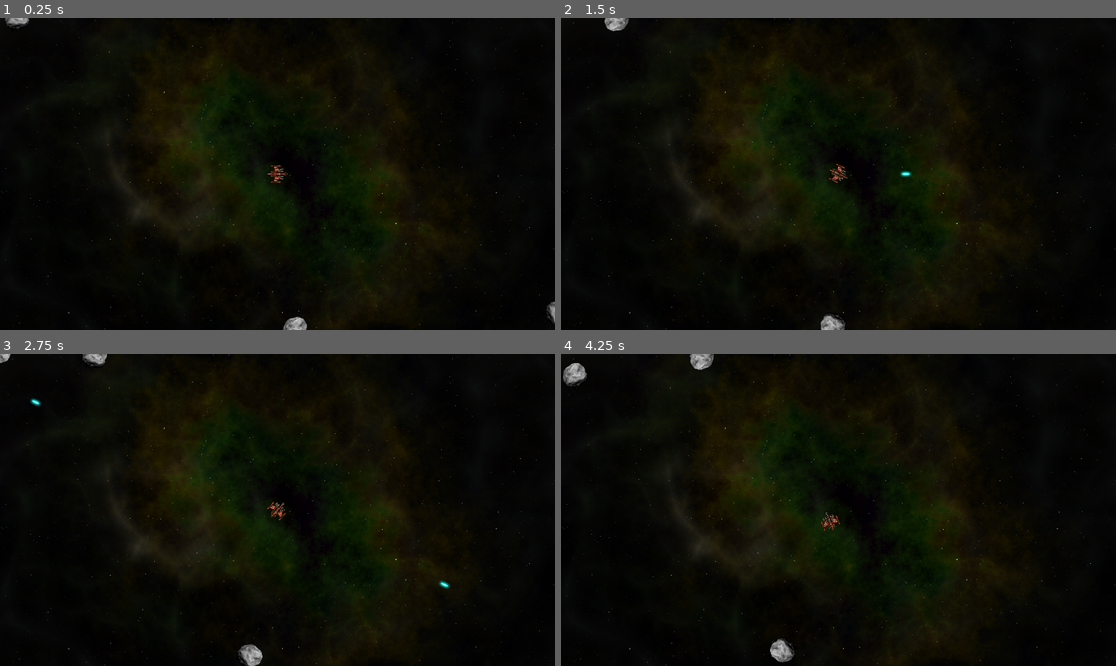
Above: before the commit, frames 1-4 (two rows, left to right).
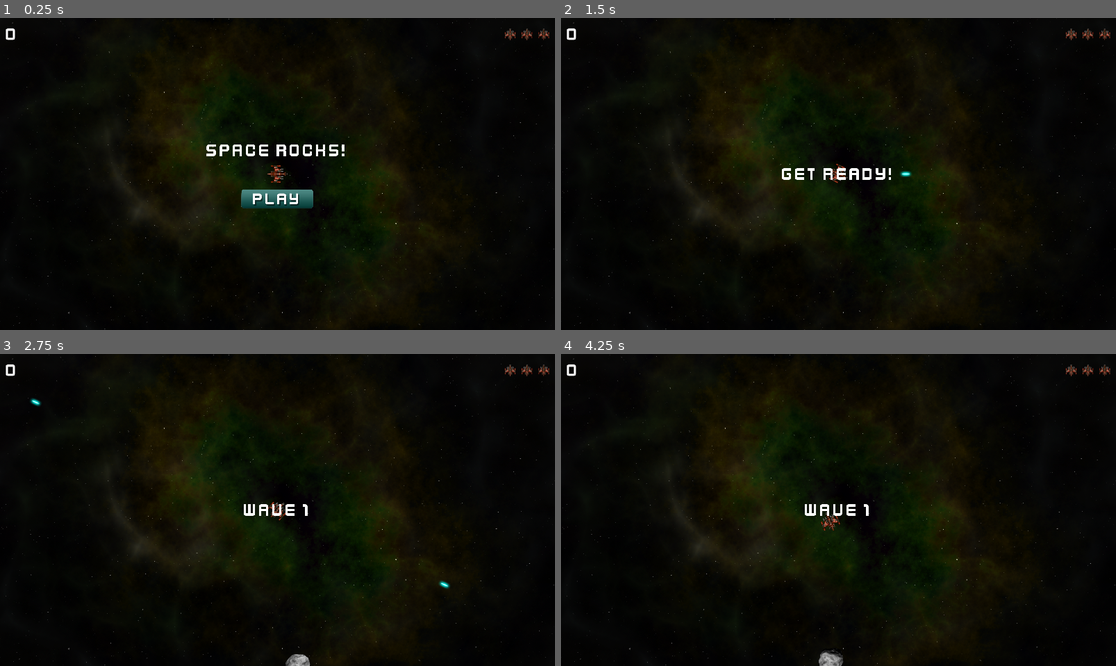
Above: after the commit, the same moments.

Repository: nadiryuceer/space_rocks
Game: Godot game, scene res://main.tscn
Same seed, same stepped clock (60 frames per second), same inputs: the game is played once before the commit and once after it.
Inputs (mouse positions are in pixels of both pictures, inside the frame that each line leads up to):
- Up to frame 1 (0.25 s): no input
- Up to frame 2 (1.5 s): click (838, 198) at 0.52 s; hold D (rotate_right) from 1.28 s (still down); hold Space (shoot) from 1.28 s (still down)
- Up to frame 3 (2.75 s): release D (rotate_right) at 2.03 s; release Space (shoot) at 2.03 s; hold A (rotate_left) from 2.03 s (still down); tap Space (shoot) at 2.1 s
- Up to frame 4 (4.25 s): release A (rotate_left) at 2.78 s; hold D (rotate_right) 2.78-3.53 s; hold Space (shoot) 2.78-3.53 s; hold W (thrust) from 3.53 s (still down); tap Space (shoot) at 3.6 s

The runs differ from the first frame. In frame 1, 1.7% of the frame differs, in the area x 0-100%, y 0-100%; in frame 2, 0.8%; in frame 3, 0.9%; in frame 4, 1.2%.

Commit message:
Add gui + game mechanics

Diff:
--- /dev/null
+++ b/gui/hud.gd
@@ -0,0 +1,38 @@
+extends CanvasLayer
+
+signal start_game
+
+@onready var lives_counter = $MarginContainer/HBoxContainer/LivesCounter.get_children()
+@onready var score_label = $MarginContainer/HBoxContainer/ScoreLabel
+@onready var message = $VBoxContainer/Message
+@onready var start_button = $VBoxContainer/StartButton
+
+
+func show_message(text):
+	message.text = text
+	message.show()
+	$Timer.start()
+
+
+func update_score(value):
+	score_label.text = str(value)
+
+
+func update_lives(value):
+	for item in 3:
+		lives_counter[item].visible = value > item
+
+
+func game_over():
+	show_message("Game Over")
+	await $Timer.timeout
+	start_button.show()
+
+func _on_start_button_pressed() -> void:
+	start_button.hide()
+	start_game.emit()
+
+
+func _on_timer_timeout() -> void:
+	message.hide()
+	message.text = ""
--- /dev/null
+++ b/gui/hud.tscn
@@ -0,0 +1,83 @@
+[gd_scene load_steps=8 format=3 uid="uid://d1dhw22jgxkpf"]
+
+[ext_resource type="Script" path="res://gui/hud.gd" id="1_6j61l"]
+[ext_resource type="FontFile" uid="uid://6a7vwf6d2uys" path="res://assets/kenvector_future_thin.ttf" id="1_p00ph"]
+[ext_resource type="Texture2D" uid="uid://d1d1al7bgivk7" path="res://assets/player_small.png" id="2_skohp"]
+[ext_resource type="Texture2D" uid="uid://d2d6pgfgjtk48" path="res://assets/play_button.png" id="3_nyasi"]
+[ext_resource type="Texture2D" uid="uid://cdy8qnue0x7ws" path="res://assets/play_button_h.png" id="4_rs3fj"]
+
+[sub_resource type="LabelSettings" id="LabelSettings_koqtj"]
+font = ExtResource("1_p00ph")
+font_size = 64
+
+[sub_resource type="LabelSettings" id="LabelSettings_bwgar"]
+font = ExtResource("1_p00ph")
+font_size = 64
+
+[node name="HUD" type="CanvasLayer"]
+script = ExtResource("1_6j61l")
+
+[node name="Timer" type="Timer" parent="."]
+wait_time = 2.0
+one_shot = true
+
+[node name="MarginContainer" type="MarginContainer" parent="."]
+anchors_preset = 10
+anchor_right = 1.0
+grow_horizontal = 2
+theme_override_constants/margin_left = 20
+theme_override_constants/margin_top = 20
+theme_override_constants/margin_right = 20
+theme_override_constants/margin_bottom = 20
+
+[node name="HBoxContainer" type="HBoxContainer" parent="MarginContainer"]
+layout_mode = 2
+
+[node name="ScoreLabel" type="Label" parent="MarginContainer/HBoxContainer"]
+layout_mode = 2
+size_flags_horizontal = 3
+text = "0"
+label_settings = SubResource("LabelSettings_koqtj")
+
+[node name="LivesCounter" type="HBoxContainer" parent="MarginContainer/HBoxContainer"]
+layout_mode = 2
+theme_override_constants/separation = 20
+
+[node name="L1" type="TextureRect" parent="MarginContainer/HBoxContainer/LivesCounter"]
+layout_mode = 2
+texture = ExtResource("2_skohp")
+stretch_mode = 5
+
+[node name="L2" type="TextureRect" parent="MarginContainer/HBoxContainer/LivesCounter"]
+layout_mode = 2
+texture = ExtResource("2_skohp")
+stretch_mode = 5
+
+[node name="L3" type="TextureRect" parent="MarginContainer/HBoxContainer/LivesCounter"]
+layout_mode = 2
+texture = ExtResource("2_skohp")
+stretch_mode = 5
+
+[node name="VBoxContainer" type="VBoxContainer" parent="."]
+anchors_preset = 14
+anchor_top = 0.5
+anchor_right = 1.0
+anchor_bottom = 0.5
+grow_horizontal = 2
+grow_vertical = 2
+theme_override_constants/separation = 100
+
+[node name="Message" type="Label" parent="VBoxContainer"]
+layout_mode = 2
+size_flags_horizontal = 4
+text = "Space Rocks!"
+label_settings = SubResource("LabelSettings_bwgar")
+
+[node name="StartButton" type="TextureButton" parent="VBoxContainer"]
+layout_mode = 2
+size_flags_horizontal = 4
+texture_normal = ExtResource("3_nyasi")
+texture_hover = ExtResource("4_rs3fj")
+
+[connection signal="timeout" from="Timer" to="." method="_on_timer_timeout"]
+[connection signal="pressed" from="VBoxContainer/StartButton" to="." method="_on_start_button_pressed"]
--- a/main.gd
+++ b/main.gd
@@ -3,12 +3,30 @@
 @export var rock_scene : PackedScene
 
 var screensize = Vector2.ZERO
+var level = 0
+var score = 0
+var playing = false
+
+func new_game():
+	# remove any old rocks from previous game
+	get_tree().call_group("rocks", "queue_free")
+	level = 0
+	score = 0
+	$HUD.update_score(score)
+	$HUD.show_message("Get Ready!")
+	$Player.reset()
+	await $HUD/Timer.timeout
+	playing = true
+
+func new_level():
+	level += 1
+	$HUD.show_message("Wave %s" % level)
+	for i in level:
+		spawn_rock(3)
 
 func _ready():
 	screensize = get_viewport().get_visible_rect().size
 	$Player.position = Vector2(screensize.x / 2, screensize.y / 2)
-	for i in 3:
-		spawn_rock(3)
 
 
 func spawn_rock(size, pos=null, vel=null):
@@ -31,3 +49,14 @@
 		var newpos = pos + dir * radius
 		var newvel = dir * vel.length() * 1.1
 		spawn_rock(size - 1, newpos, newvel)
+
+
+func _process(_delta):
+	if not playing:
+		return
+	if get_tree().get_nodes_in_group("rocks").size() == 0:
+		new_level()
+
+func game_over():
+	playing = false
+	$HUD.game_over()
--- a/main.tscn
+++ b/main.tscn
@@ -1,9 +1,10 @@
-[gd_scene load_steps=6 format=3 uid="uid://bx4ggv2h81yjb"]
+[gd_scene load_steps=7 format=3 uid="uid://bx4ggv2h81yjb"]
 
 [ext_resource type="Texture2D" uid="uid://h7fct1kb0spe" path="res://assets/space_background.png" id="1_ple8o"]
 [ext_resource type="Script" path="res://main.gd" id="1_uer58"]
 [ext_resource type="PackedScene" uid="uid://bu7qjntwwrw2n" path="res://rock/rock.tscn" id="2_frtj5"]
 [ext_resource type="PackedScene" uid="uid://dfu6h10nbwlcb" path="res://player/player.tscn" id="2_jsnm3"]
+[ext_resource type="PackedScene" uid="uid://d1dhw22jgxkpf" path="res://gui/hud.tscn" id="5_qgsb0"]
 
 [sub_resource type="Curve2D" id="Curve2D_mpqi3"]
 _data = {
@@ -25,3 +26,9 @@
 curve = SubResource("Curve2D_mpqi3")
 
 [node name="RockSpawn" type="PathFollow2D" parent="RockPath"]
+
+[node name="HUD" parent="." instance=ExtResource("5_qgsb0")]
+
+[connection signal="dead" from="Player" to="." method="game_over"]
+[connection signal="lives_changed" from="Player" to="HUD" method="update_lives"]
+[connection signal="start_game" from="HUD" to="." method="new_game"]
--- a/player/player.gd
+++ b/player/player.gd
@@ -15,6 +15,20 @@
 
 var can_shoot = true
 
+signal lives_changed
+signal dead
+
+var reset_pos = false
+var lives = 0: set = set_lives
+
+func set_lives(value):
+	lives = value
+	lives_changed.emit(lives)
+	if lives <= 0:
+		change_state(DEAD)
+	else:
+		change_state(INVULNERABLE)
+
 # Called when the node enters the scene tree for the first time.
 func _ready():
 		change_state(ALIVE)
@@ -25,14 +39,22 @@
 func change_state(new_state):
 	match new_state:
 		INIT:
-			$CollisionPolygon2D.set_deferred("disabled", true)
+			$CollisionShape2D.set_deferred("disabled", true)
+			$Sprite2D.modulate.a = 0.5
 		ALIVE:
-			$CollisionPolygon2D.set_deferred("disabled", false)
+			$CollisionShape2D.set_deferred("disabled", false)
+			$Sprite2D.modulate.a = 1.0
 		INVULNERABLE:
-			$CollisionPolygon2D.set_deferred("disabled", true)
+			$CollisionShape2D.set_deferred("disabled", true)
+			$Sprite2D.modulate.a = 0.5
+			$InvulnerabilityTimer.start()
 		DEAD:
-			$CollisionPolygon2D.set_deferred("disabled", true)
+			$CollisionShape2D.set_deferred("disabled", true)
+			$Sprite2D.hide()
+			linear_velocity = Vector2.ZERO
+			dead.emit()
 	state = new_state
+
 
 func shoot():
 	if state == INVULNERABLE:
@@ -68,7 +90,35 @@
 	xform.origin.x = wrapf(xform.origin.x, 0, screensize.x)
 	xform.origin.y = wrapf(xform.origin.y, 0, screensize.y)
 	physics_state.transform = xform
+	if reset_pos:
+		physics_state.transform.origin = screensize / 2
+		reset_pos = false
 
 
 func _on_gun_cooldown_timeout() -> void:
 	can_shoot = true
+
+func reset():
+	reset_pos = true
+	$Sprite2D.show()
+	lives = 3
+	change_state(ALIVE)
+
+
+func _on_invulnerability_timer_timeout() -> void:
+	change_state(ALIVE)
+
+
+func _on_body_entered(body: Node) -> void:
+	if body.is_in_group("rocks"):
+		if state != INVULNERABLE:
+			body.explode()
+			lives -= 1
+			explode()
+
+
+func explode():
+	$Explosion.show()
+	$Explosion/AnimationPlayer.play("explosion")
+	await $Explosion/AnimationPlayer.animation_finished
+	$Explosion.hide()
--- a/player/player.tscn
+++ b/player/player.tscn
@@ -1,13 +1,16 @@
-[gd_scene load_steps=5 format=3 uid="uid://dfu6h10nbwlcb"]
+[gd_scene load_steps=6 format=3 uid="uid://dfu6h10nbwlcb"]
 
 [ext_resource type="Script" path="res://player/player.gd" id="1_0geiy"]
 [ext_resource type="Texture2D" uid="uid://bns831vfnpebf" path="res://assets/player_ship.png" id="1_0nwrc"]
 [ext_resource type="PackedScene" uid="uid://dm0jwnvryjixk" path="res://bullet/bullet.tscn" id="2_h0jp8"]
+[ext_resource type="PackedScene" uid="uid://bislnohmpakib" path="res://common/explosion.tscn" id="4_3putm"]
 
 [sub_resource type="CircleShape2D" id="CircleShape2D_s316x"]
 radius = 32.0
 
 [node name="Player" type="RigidBody2D"]
+contact_monitor = true
+max_contacts_reported = 1
 linear_damp = 1.0
 angular_damp = 1.0
 script = ExtResource("1_0geiy")
@@ -32,4 +35,13 @@
 one_shot = true
 autostart = true
 
+[node name="Explosion" parent="." instance=ExtResource("4_3putm")]
+visible = false
+
+[node name="InvulnerabilityTimer" type="Timer" parent="."]
+wait_time = 2.0
+one_shot = true
+
+[connection signal="body_entered" from="." to="." method="_on_body_entered"]
 [connection signal="timeout" from="GunCooldown" to="." method="_on_gun_cooldown_timeout"]
+[connection signal="timeout" from="InvulnerabilityTimer" to="." method="_on_invulnerability_timer_timeout"]
